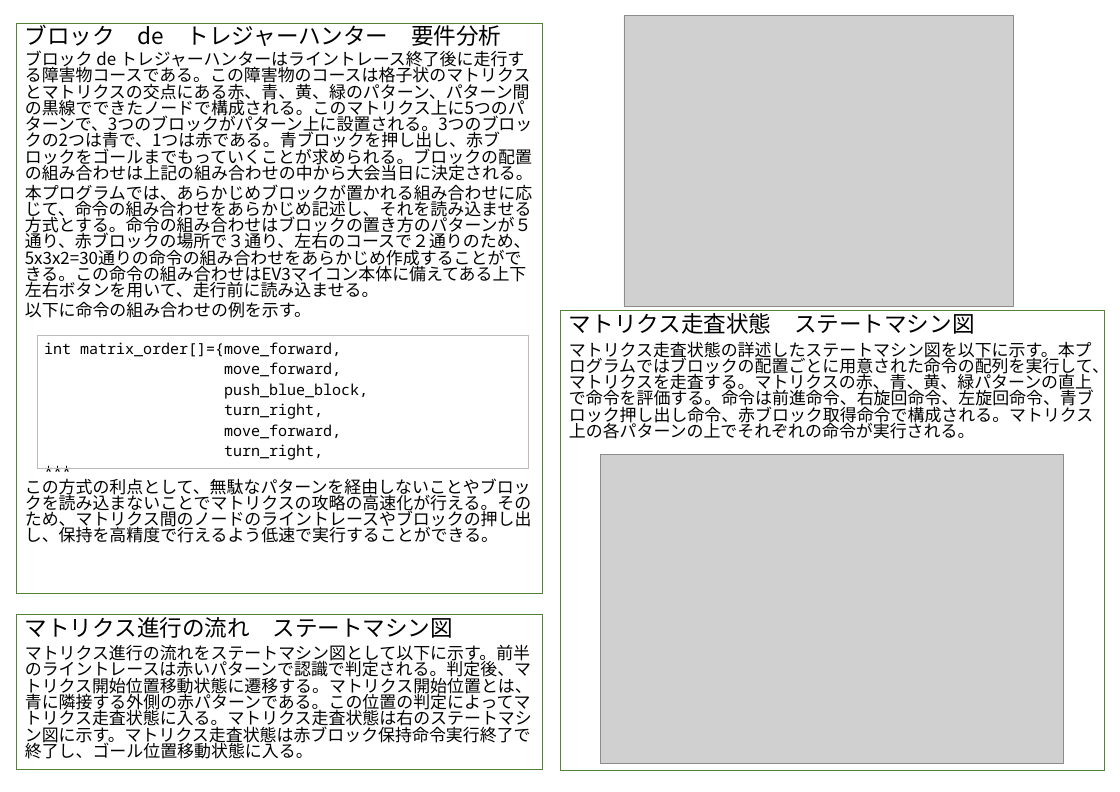
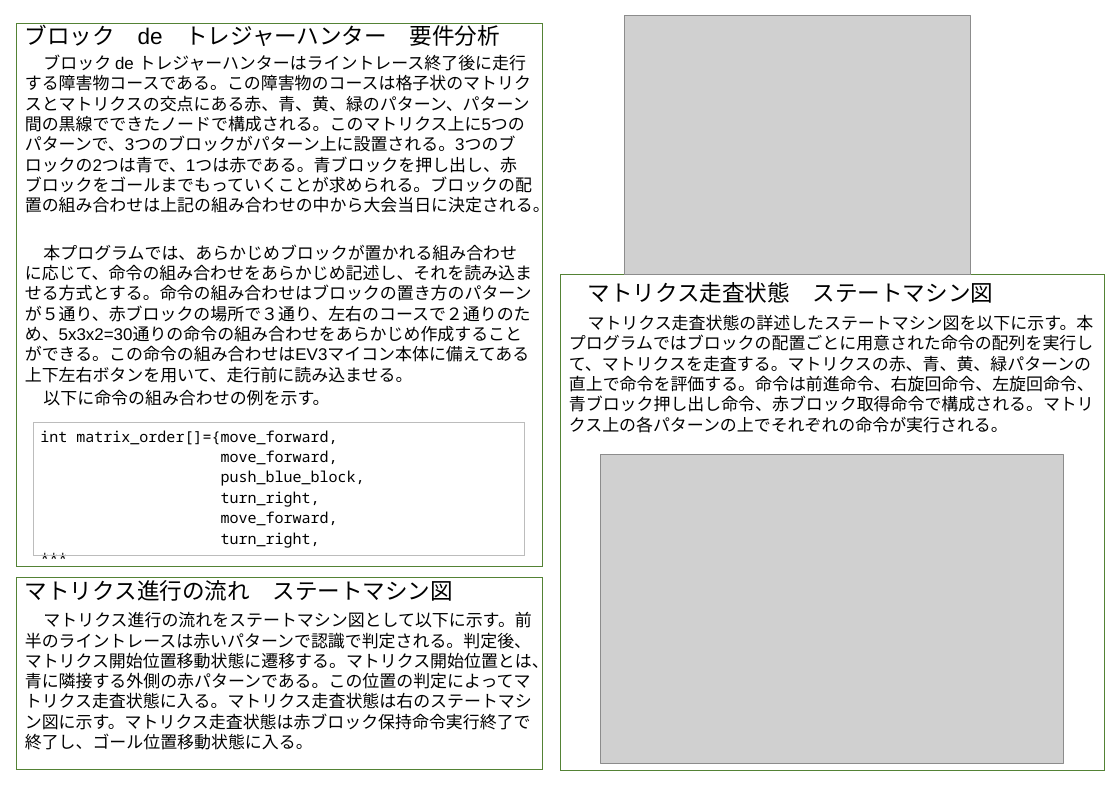
Before and after one commit to SSS-etrobo-2023/master, a slide deck: slide 4 of document/PRI_040_RWKYI.pptx. Drawn at 1120x792 pixels with LibreOffice and Linux fonts; fonts in the diff are those of the drawing; grey boxes stand for pictures. Boxes give left, top, right and bottom in pixels: in the first picture for what was removed or moved away, otherwise in the second. Text is boxed around its words. In the diff, an @@ line names an element or a change of style, - is before the commit and + after.

```diff
--- a/document/PRI_040_RWKYI.pptx
+++ b/document/PRI_040_RWKYI.pptx
@@ font Noto Sans CJK JP to Arial; indent changed; line spacing 0.8 to 1 in 3 elements at [560, 275, 1104, 770], [16, 577, 542, 769], [16, 23, 542, 567] @@
@@ rectangle "ブロック de トレジャーハンター 要件分析": place and size @@
-rectangle "ブロック de トレジャーハンター 要件分析" at [16, 23, 542, 594]
+rectangle "ブロック de トレジャーハンター 要件分析" at [16, 23, 542, 567]
@@ picture: place and size @@
-picture at [624, 16, 1014, 306]
+picture at [624, 16, 971, 274]
@@ rectangle "マトリクス走査状態 ステートマシン図": place and size @@
-rectangle "マトリクス走査状態 ステートマシン図" at [560, 311, 1104, 770]
+rectangle "マトリクス走査状態 ステートマシン図" at [560, 275, 1104, 770]
@@ table: place and size @@
-table at [37, 335, 528, 469]
+table at [34, 423, 524, 556]
@@ text in rectangle at [25, 478, 532, 543]: paragraph removed @@
-この方式の利点として、無駄なパターンを経由しないことやブロックを読み込まないことでマトリクスの攻略の高速化が行える。そのため、マトリクス間のノードのライントレースやブロックの押し出し、保持を高精度で行えるよう低速で実行することができる。
@@ rectangle "マトリクス進行の流れ ステートマシン図": place and size @@
-rectangle "マトリクス進行の流れ ステートマシン図" at [16, 615, 542, 769]
+rectangle "マトリクス進行の流れ ステートマシン図" at [16, 577, 542, 769]
```
Also in this commit, not shown: 3 other slides changed, 1 slide added, 2 slides removed, 1 other file.
